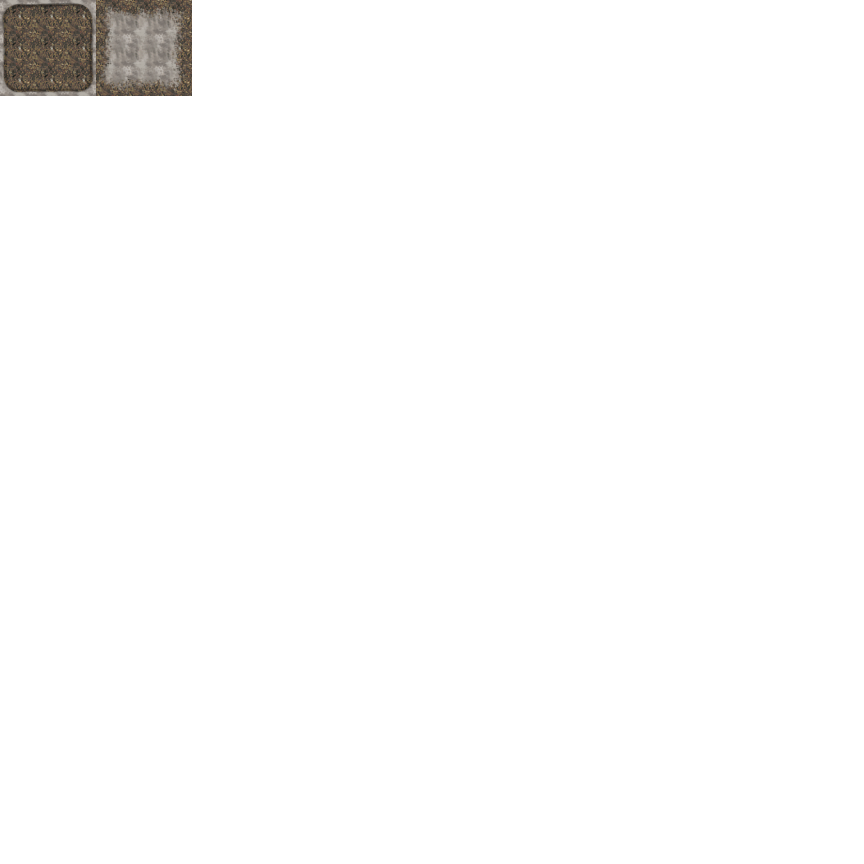
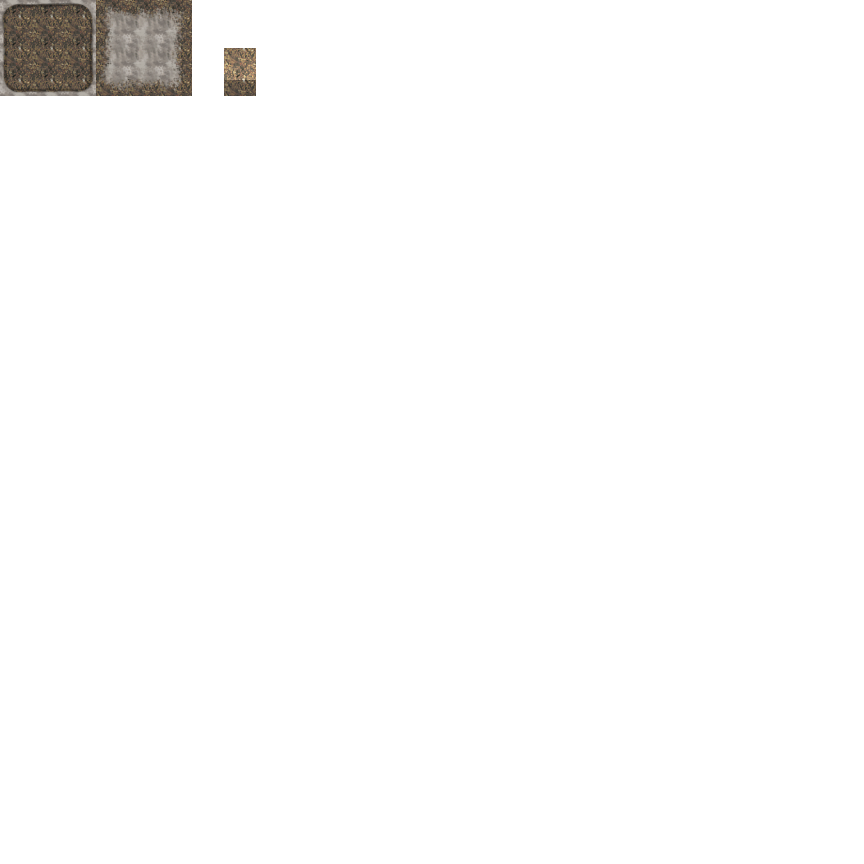
Layer changes from the first 864 x 864 image to the second:
added layer "Layer 38" (overlay) in group "Group 1" over box(224, 48, 256, 80)
added layer "Layer 12 copy" in group "Group 1" over box(224, 64, 256, 96)
added layer "Layer 10 copy" in group "Group 1" over box(224, 48, 256, 64)
hid "Background" over box(224, 48, 256, 96)
